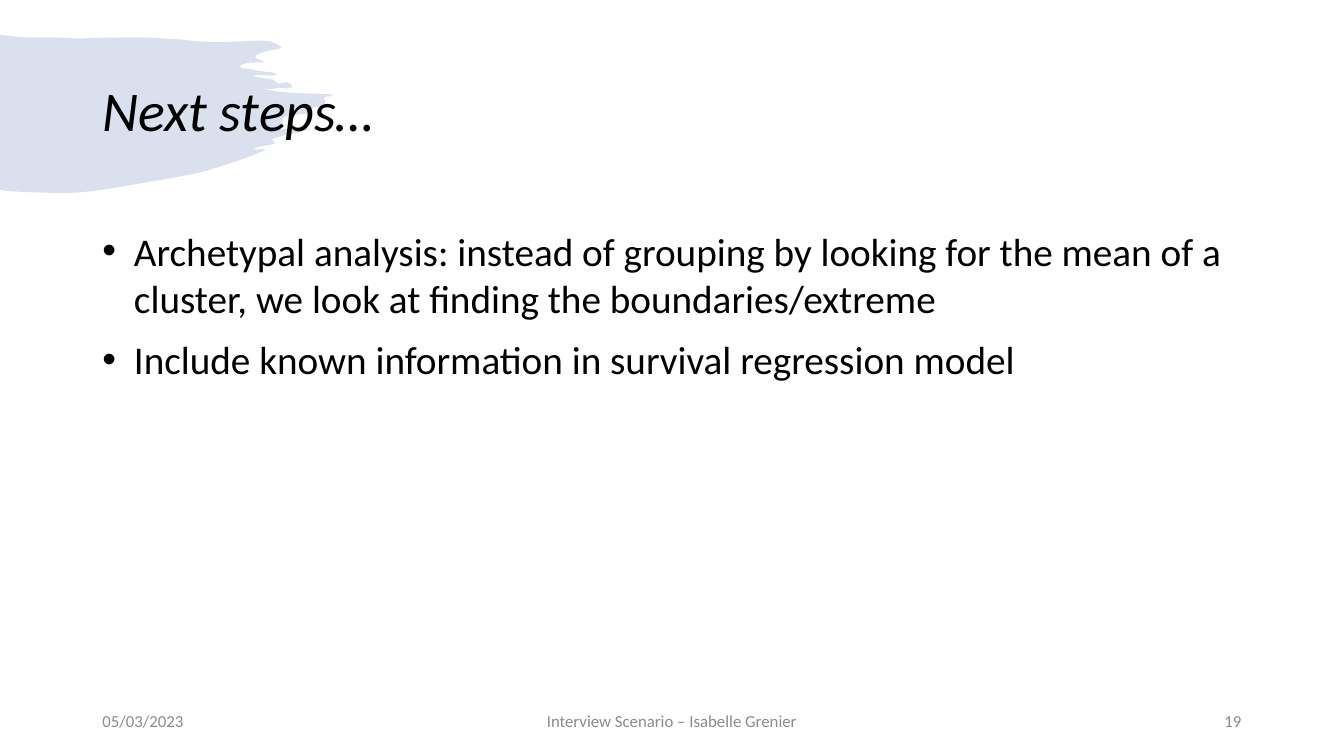
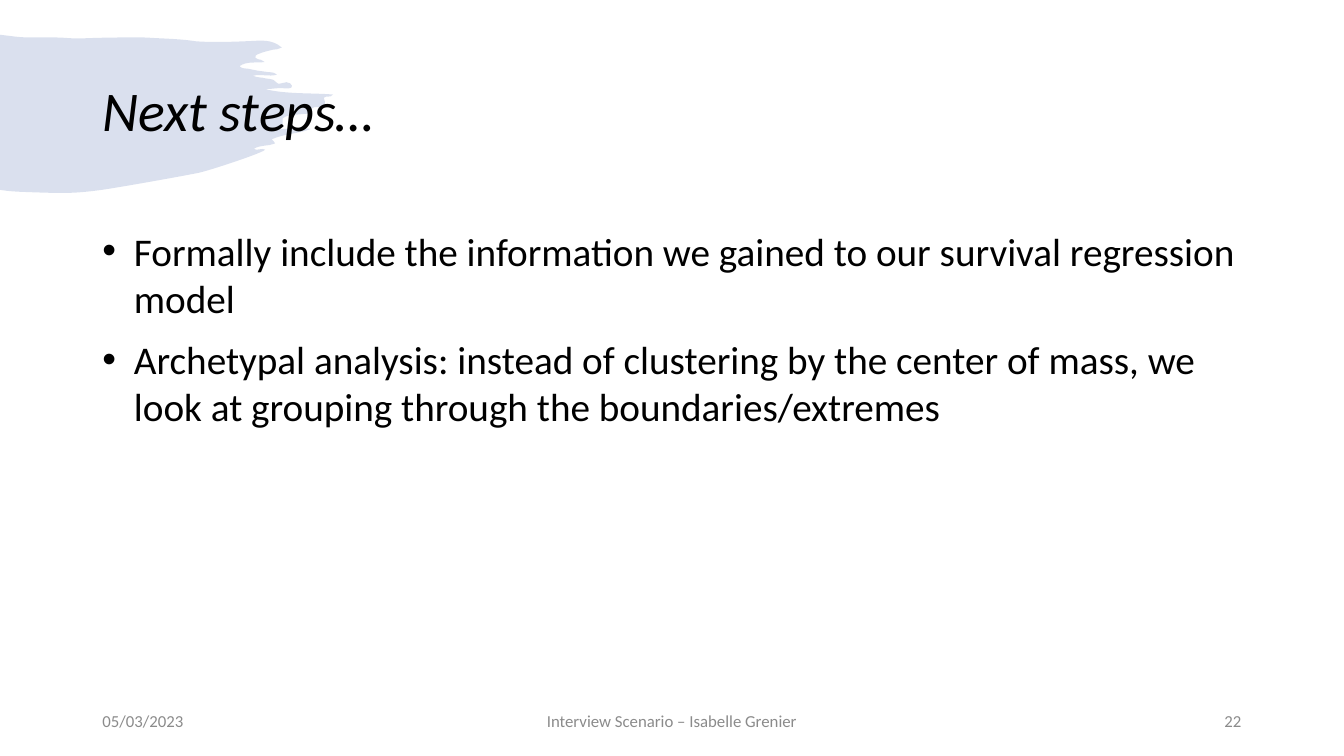
Before and after one commit to igrenier/TCGA_BRCA, a slide deck: slide 22 of presentation_05032023.pptx (slide 19 before the commit). Drawn at 1344x756 pixels with LibreOffice and Linux fonts; fonts in the diff are those of the drawing. Boxes give left, top, right and bottom in pixels: in the first picture for what was removed or moved away, otherwise in the second. Text is boxed around its words. In the diff, an @@ line names an element or a change of style, - is before the commit and + after.

```diff
--- a/presentation_05032023.pptx
+++ b/presentation_05032023.pptx
@@ text at <box>134,238,1234,428</box>: text changed @@
-• Archetypal analysis: instead of grouping by looking for the mean of a cluster, we look at finding the boundaries/extreme
-• Include known information in survival regression model
+• Formally include the information we gained to our survival regression model
+• Archetypal analysis: instead of clustering by the center of mass, we look at grouping through the boundaries/extremes
@@ page number at <box>1224,716,1241,727</box>: text changed @@
-19
+22
```
Also in this commit, not shown: 4 other slides changed, 3 slides added, 1 slide removed.
